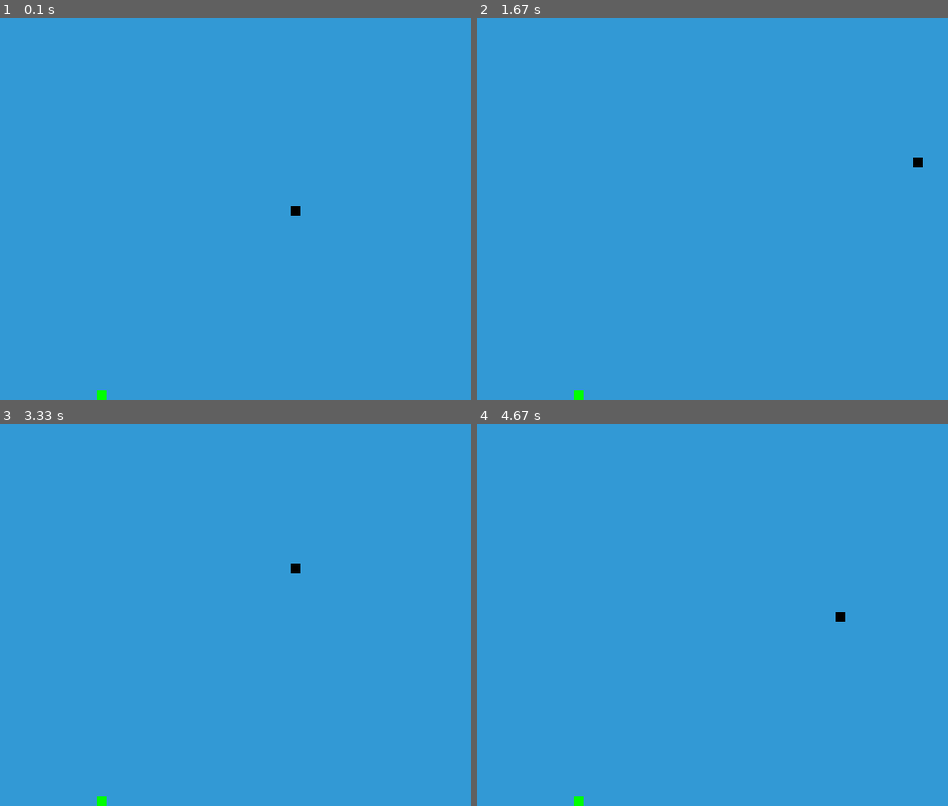
Above: before the commit, frames 1-4 (two rows, left to right).
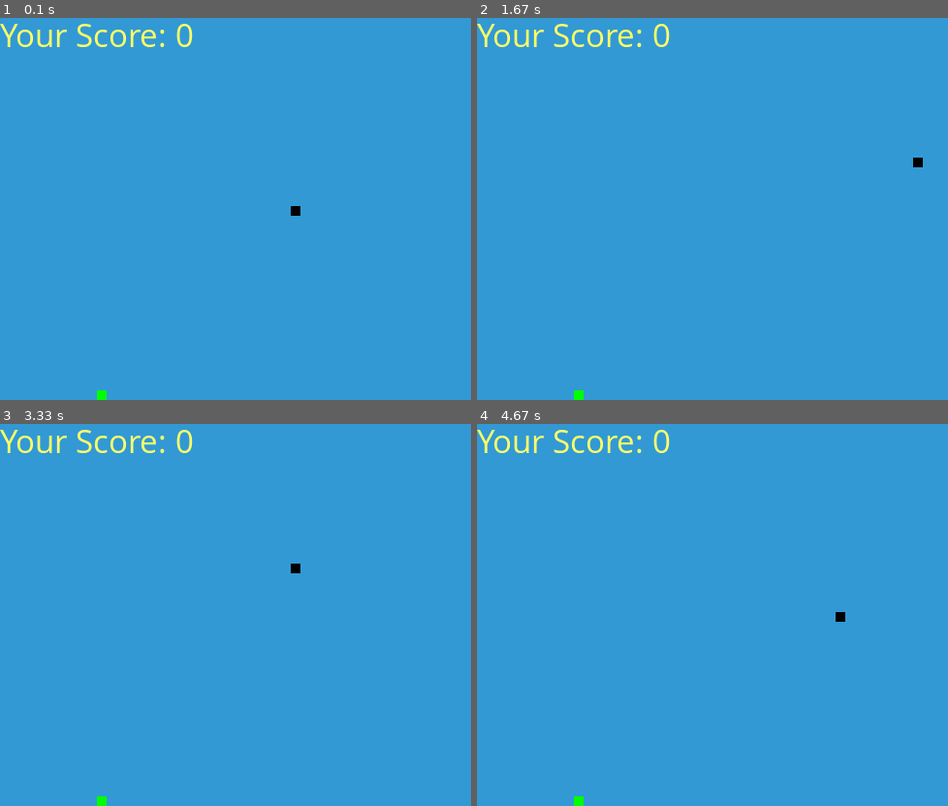
Above: after the commit, the same moments.

Repository: Blackfury7/Pygame-Snake_game
Game: pygame game, started from snake_game.py
The game is run twice, just before and just after one commit, with the same random seed, the same clock (stepped at 60 frames per second) and the same inputs.
Inputs:
- Up to frame 1 (0.1 s): no input
- Up to frame 2 (1.67 s): hold Right 0.33-0.8 s; hold Up 0.83-1.13 s; hold Right 1.17-1.63 s
- Up to frame 3 (3.33 s): hold Left 1.67-2.2 s; hold Down 2.23-2.53 s; hold Left 2.57-2.97 s; hold Up from 3 s (still down)
- Up to frame 4 (4.67 s): release Up at 3.37 s; hold Right 3.4-4.03 s; hold Down 4.07-4.43 s; hold Left from 4.47 s (still down)

The runs differ from the first frame. In frame 1, 0.7% of the frame differs, in the area x 0-41%, y 1-8%; in frame 2, 0.7%; in frame 3, 0.7%; in frame 4, 0.7%.

Commit message:
Displaying the score

Diff:
--- a/snake_game.py
+++ b/snake_game.py
@@ -19,7 +19,7 @@
 dis_height = 400
 
 dis = pygame.display.set_mode((dis_width, dis_height))
-pygame.display.set_caption('Snake Game by Edureka')
+pygame.display.set_caption('Snake Game')
 
 clock = pygame.time.Clock()
 
@@ -28,6 +28,13 @@
 
 font_style = pygame.font.SysFont("bahnschrift", 25)
 score_font = pygame.font.SysFont("comicsansms", 35)
+
+
+def Your_score(score):
+    value = score_font.render("Your Score: " + str(score), True, yellow)
+    dis.blit(value, [0, 0])
+
+
 
 def our_snake(snake_block, snake_list):
     for x in snake_list:
@@ -60,7 +67,7 @@
         while game_close == True:
             dis.fill(blue)
             message("You Lost! Press C-Play Again or Q-Quit", red)
-
+            Your_score(Length_of_snake - 1)
             pygame.display.update()
 
             for event in pygame.event.get():
@@ -106,7 +113,7 @@
                 game_close = True
 
         our_snake(snake_block, snake_List)
-
+        Your_score(Length_of_snake - 1)
 
         pygame.display.update()
 
